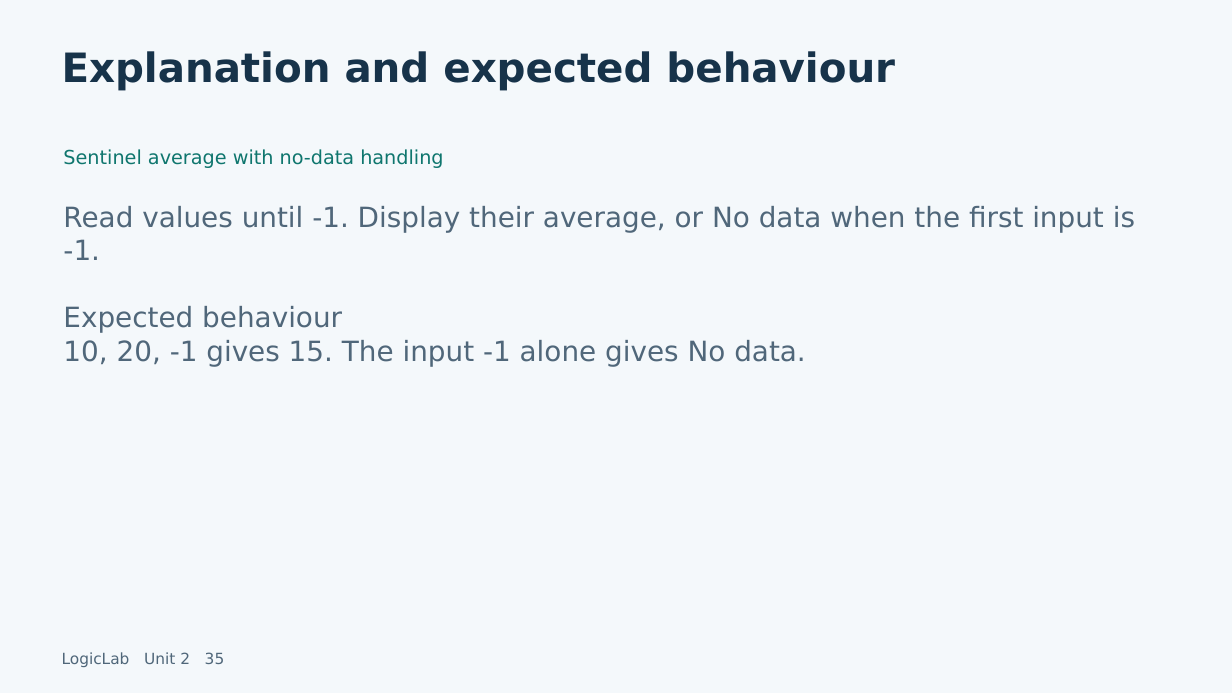
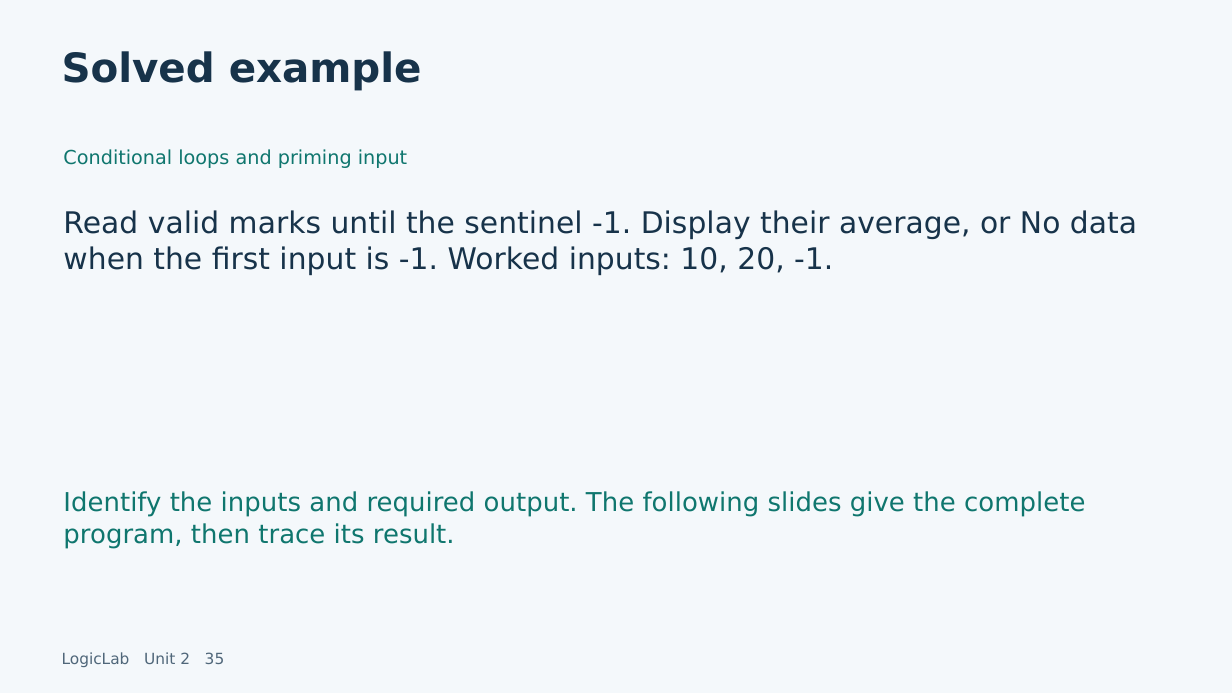
Before and after one commit to LEFA-2329/lefa-portfolio., a slide deck: slide 35 of dist/learn/downloads/logiclab-unit-2.pptx. Drawn at 1232x693 pixels with LibreOffice and Linux fonts; fonts in the diff are those of the drawing. Boxes give left, top, right and bottom in pixels: in the first picture for what was removed or moved away, otherwise in the second. Text is boxed around its words. In the diff, an @@ line names an element or a change of style, - is before the commit and + after.

Commit message:
Expand unit slides with complete solved pseudocode, exercise solutions, traces and data type definitions

```diff
--- a/dist/learn/downloads/logiclab-unit-2.pptx
+++ b/dist/learn/downloads/logiclab-unit-2.pptx
@@ text at [62, 51, 422, 91]: text changed @@
-Explanation and expected behaviour
+Solved example
@@ text at [63, 149, 407, 168]: text changed @@
-Sentinel average with no-data handling
+Conditional loops and priming input
@@ text at [63, 210, 1137, 276]: text changed; size 21.8 to 23.2 pt; text colour #50677A to #17334A @@
-Read values until -1. Display their average, or No data when the first input is -1.
-Expected behaviour
-10, 20, -1 gives 15. The input -1 alone gives No data.
+Read valid marks until the sentinel -1. Display their average, or No data when the first input is -1. Worked inputs: 10, 20, -1.
@@ text added at [63, 491, 1085, 548], 20.2 pt, text #0F766E @@
+Identify the inputs and required output. The following slides give the complete program, then trace its result.
```
Also in this commit, not shown: 37 other slides changed, 18 slides added, 10 slides removed, 11 other files.
